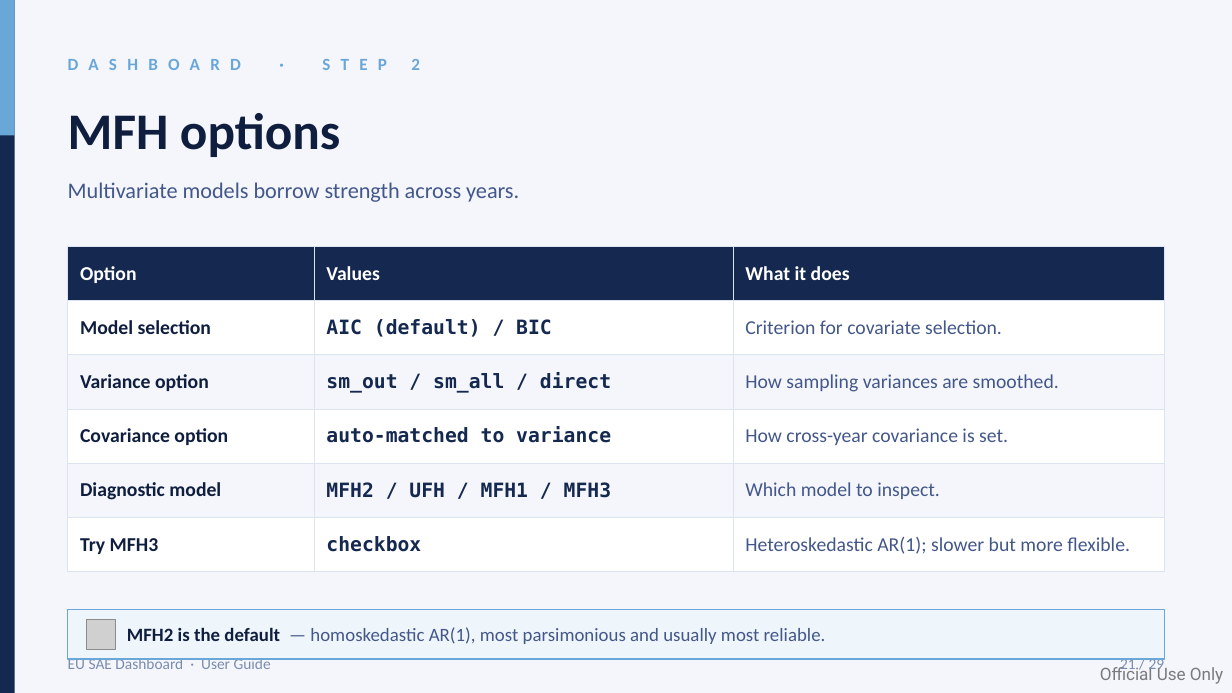
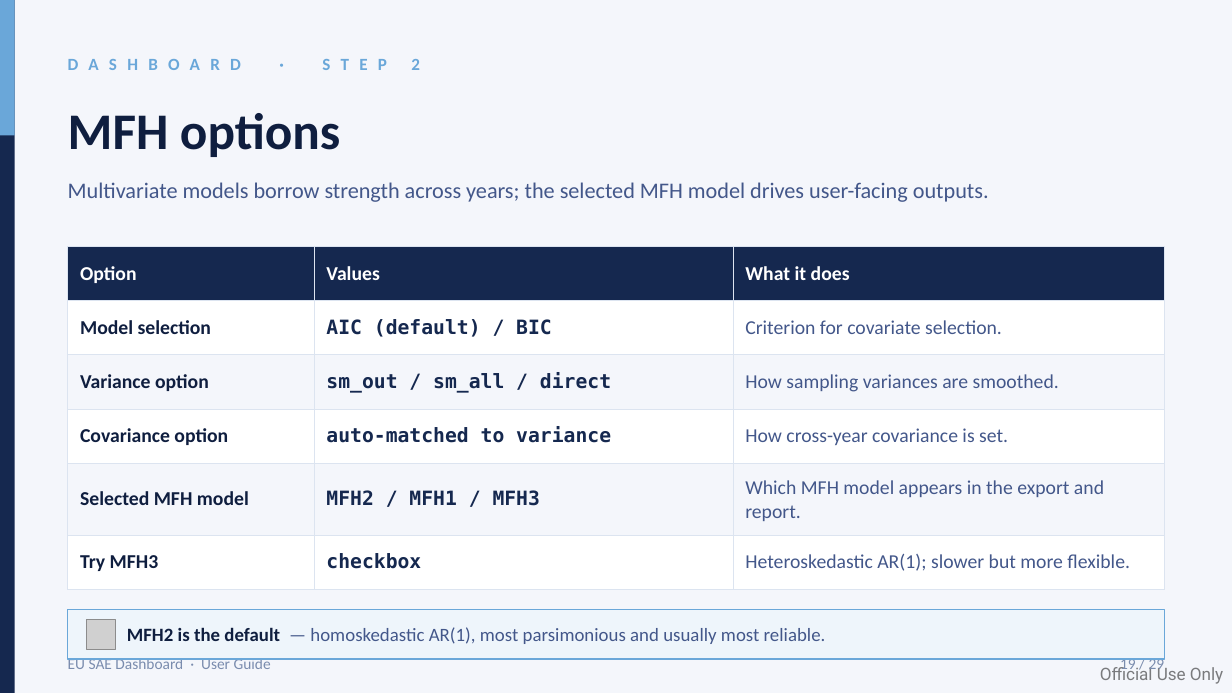
Before and after one commit to Noboyoshida227/EU_SAE_application_package, a slide deck: slide 19 of instructions/EU_SAE_User_Guide_Dashboard_v2.pptx. Drawn at 1232x693 pixels with LibreOffice and Linux fonts; fonts in the diff are those of the drawing; grey boxes stand for pictures. Boxes give left, top, right and bottom in pixels: in the first picture for what was removed or moved away, otherwise in the second. Text is boxed around its words. In the diff, an @@ line names an element or a change of style, - is before the commit and + after.

```diff
--- a/instructions/EU_SAE_User_Guide_Dashboard_v2.pptx
+++ b/instructions/EU_SAE_User_Guide_Dashboard_v2.pptx
@@ text at [68,182,989,202]: text changed @@
-Multivariate models borrow strength across years.
+Multivariate models borrow strength across years; the selected MFH model drives user-facing outputs.
@@ table at [68,246,1164,575] @@
-row 5: Diagnostic model | MFH2 / UFH / MFH1 / MFH3 | Which model to inspect.
+row 5: Selected MFH model | MFH2 / MFH1 / MFH3 | Which MFH model appears in the export and report.
@@ text at [1120,656,1165,674]: text changed @@
-21 / 29
+19 / 29
```
Also in this commit, not shown: 24 other slides changed, 3 other files.
